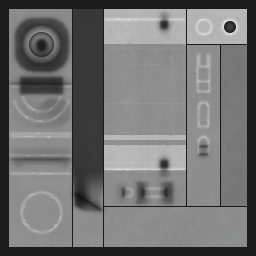
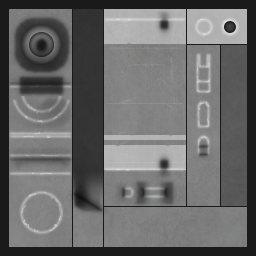
Two versions of the same layered image (256×256). Layer-by-layer changes:
"high 2" (1st of 2, in "base"): blend normal → overlay, painted on it, unmasked it over 196, 63, 210, 152
"high 1" (1st of 2, in "base"): blend normal → overlay, painted on it, unmasked it over 194, 51, 213, 158
"high 2" (2nd of 2, in "upper_leg"): blend normal → overlay over 116, 17, 233, 172
"high 1" (2nd of 2, in "upper_leg"): blend normal → overlay, painted on it, unmasked it over 102, 16, 241, 200
"grime 2": blend normal → overlay, painted on it, unmasked it over 105, 20, 183, 163
removed layer "wear" (2nd of 4, in "upper_leg") (was 20%) from group "upper_leg" over 104, 9, 247, 206
"body high 2": blend normal → overlay, painted on it, unmasked it over 21, 84, 62, 232
"body high 1": blend normal → overlay, painted on it, unmasked it over 9, 83, 74, 236
removed layer "wear" (3rd of 4, in "lower_leg") (was 20%) from group "lower_leg" over 9, 9, 103, 247
removed layer "wear" (4th of 4, in "suspension") (was 20%) from group "suspension" over 104, 45, 247, 247
"wear": opacity 20% → 7%, blend normal → overlay, moved it out of group "base", painted on it over 9, 9, 247, 247
moved "colour 1" out of group "upper_leg" over 104, 9, 247, 170
painted on "b" over 221, 45, 247, 206
